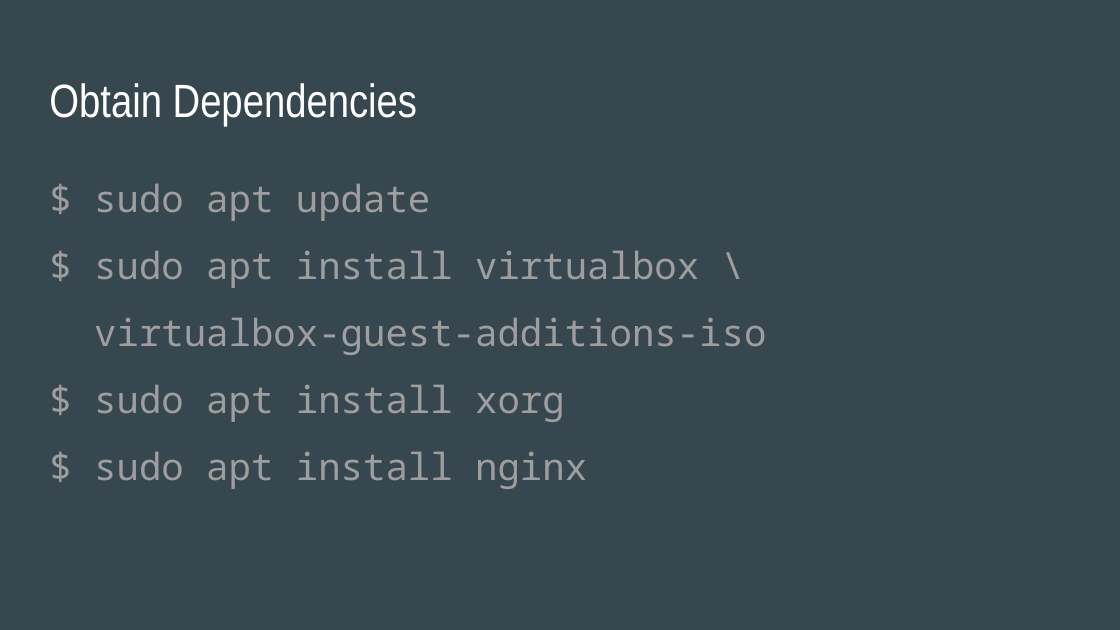
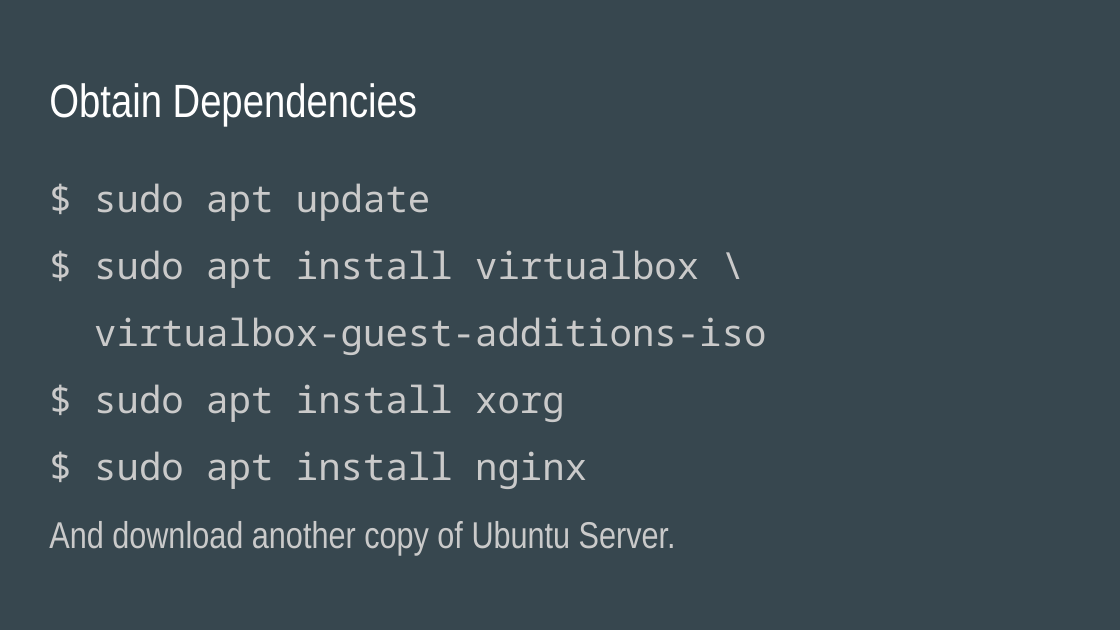
Before and after one commit to phat-sumo/everyone-can-be-root, a slide deck: slide 9 of everyone-can-be-root.pptx. Drawn at 1120x630 pixels with LibreOffice and Linux fonts; fonts in the diff are those of the drawing. Boxes give left, top, right and bottom in pixels: in the first picture for what was removed or moved away, otherwise in the second. Text is boxed around its words. In the diff, an @@ line names an element or a change of style, - is before the commit and + after.

```diff
--- a/everyone-can-be-root.pptx
+++ b/everyone-can-be-root.pptx
@@ text at [94, 183, 766, 489]: text colour #9E9E9E to #CACACA in "$ sudo apt update", "$ sudo apt install virtualbox \", "virtualbox-guest-additions-iso", "$ sudo apt install xorg" and 1 more places @@
@@ text at [49, 521, 676, 555]: paragraph added @@
+And download another copy of Ubuntu Server.
```
Also in this commit, not shown: 1 other slide changed, 18 slides added, 5 other files.
